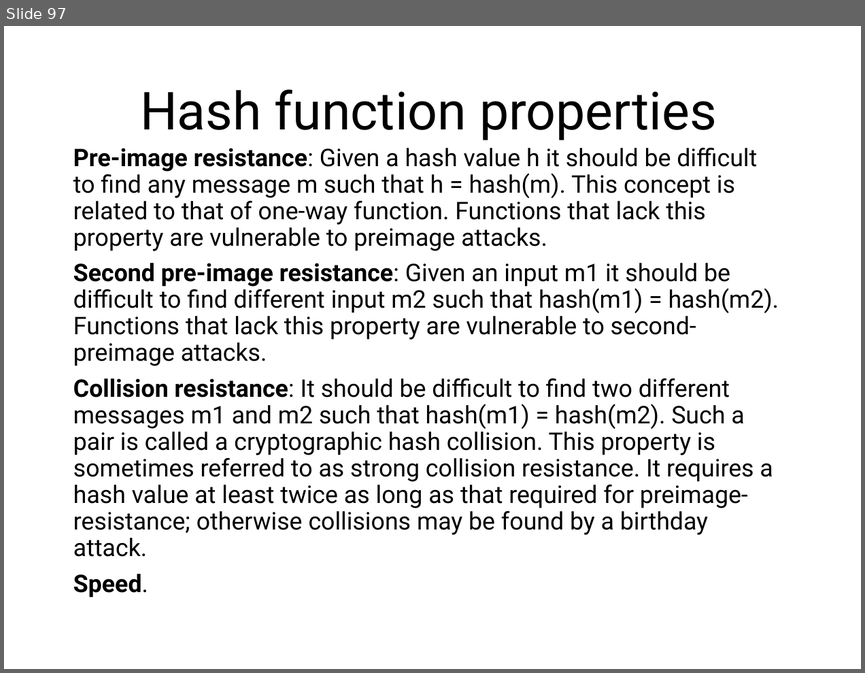
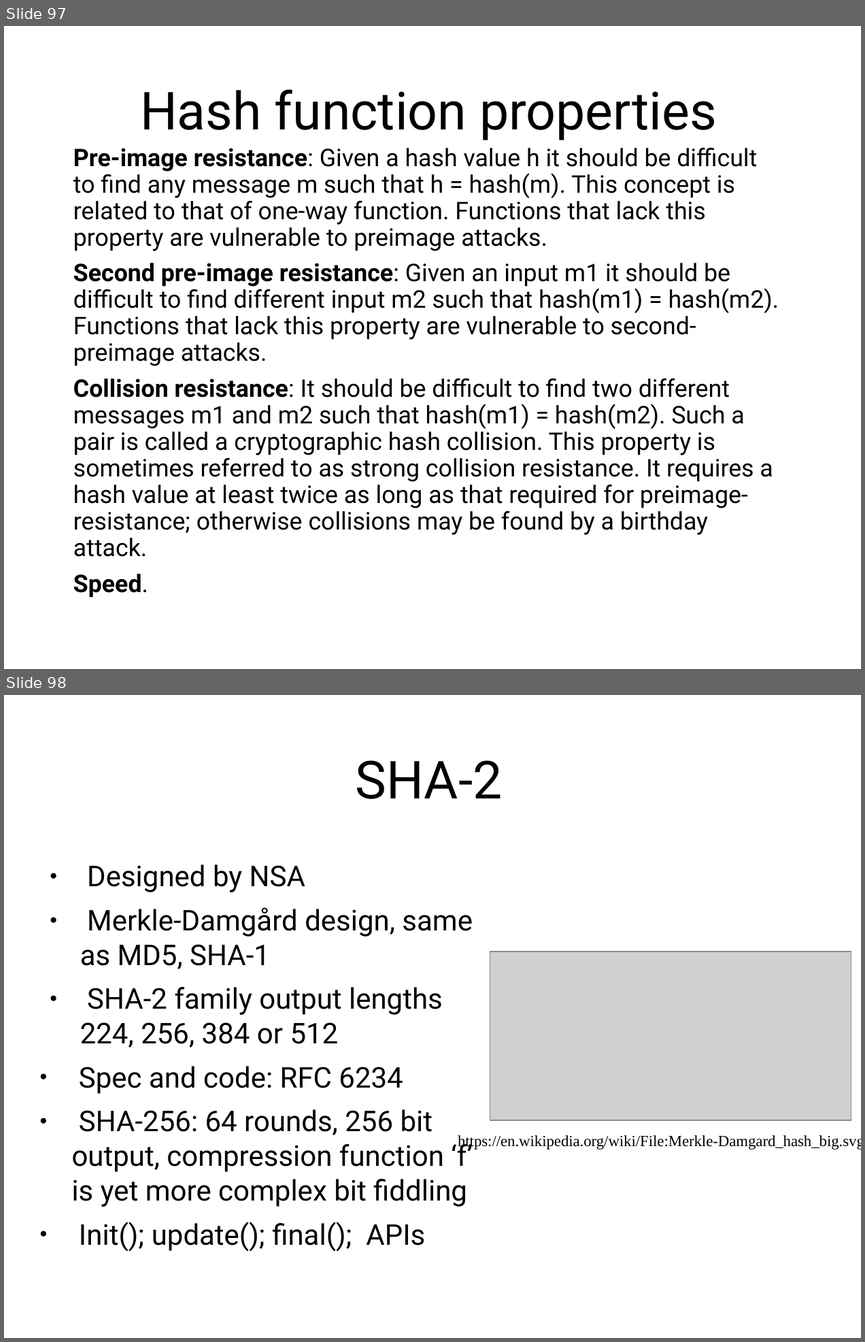
Before and after one commit to sftcd/cs7053, a slide deck: 2016lectures/03-crypto.ppt. Shown one above the other, each under a label of ours: slide 97 before the commit, slides 97 and 98 after it. The pictures are 865x673 and 865x1342 pixels, drawn with LibreOffice and Linux fonts; fonts in the diff are those of the drawing; grey boxes stand for pictures. Boxes give left, top, right and bottom in pixels: in the first picture for what was removed or moved away, otherwise in the second. Text is boxed around its words. In the diff, an @@ line names an element or a change of style, - is before the commit and + after.

```diff
--- a/2016lectures/03-crypto.ppt
+++ b/2016lectures/03-crypto.ppt
@@ slide 98 added at [4, 695, 861, 1338], background #FFFFFF @@
@@ title added at [356, 760, 502, 799], 44 pt, text #000000 @@
+SHA-2
@@ text added at [72, 864, 473, 1251], 24 pt, text #000000 @@
+● Designed by NSA
+● Merkle-Damgård design, same as MD5, SHA-1
+● SHA-2 family output lengths 224, 256, 384 or 512
+● Spec and code: RFC 6234
+● SHA-256: 64 rounds, 256 bit output, compression function ‘f’ is yet more complex bit fiddling
+● Init(); update(); final(); APIs
@@ picture added at [490, 951, 851, 1120] @@
@@ text added at [458, 1135, 861, 1150], 13 pt, text #000000 @@
+https://en.wikipedia.org/wiki/File:Merkle-Damgard_hash_big.svg
```
Also in this commit, not shown: 74 slides changed, 1 other slide added, 2 other files.
